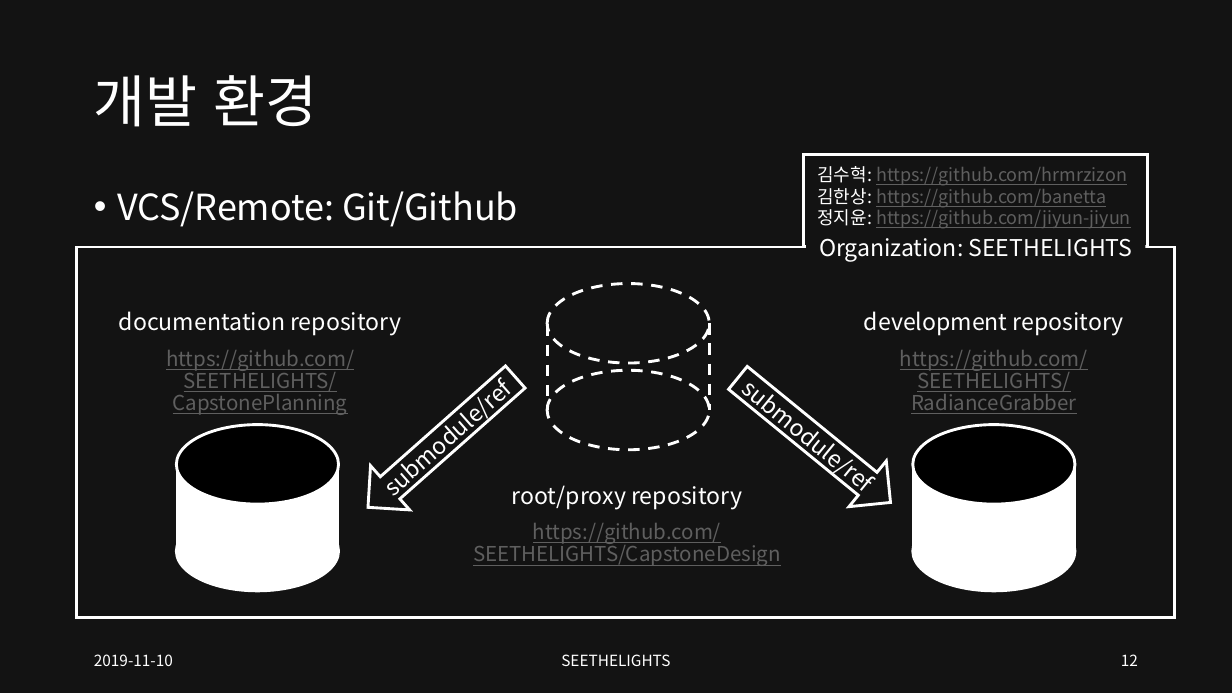
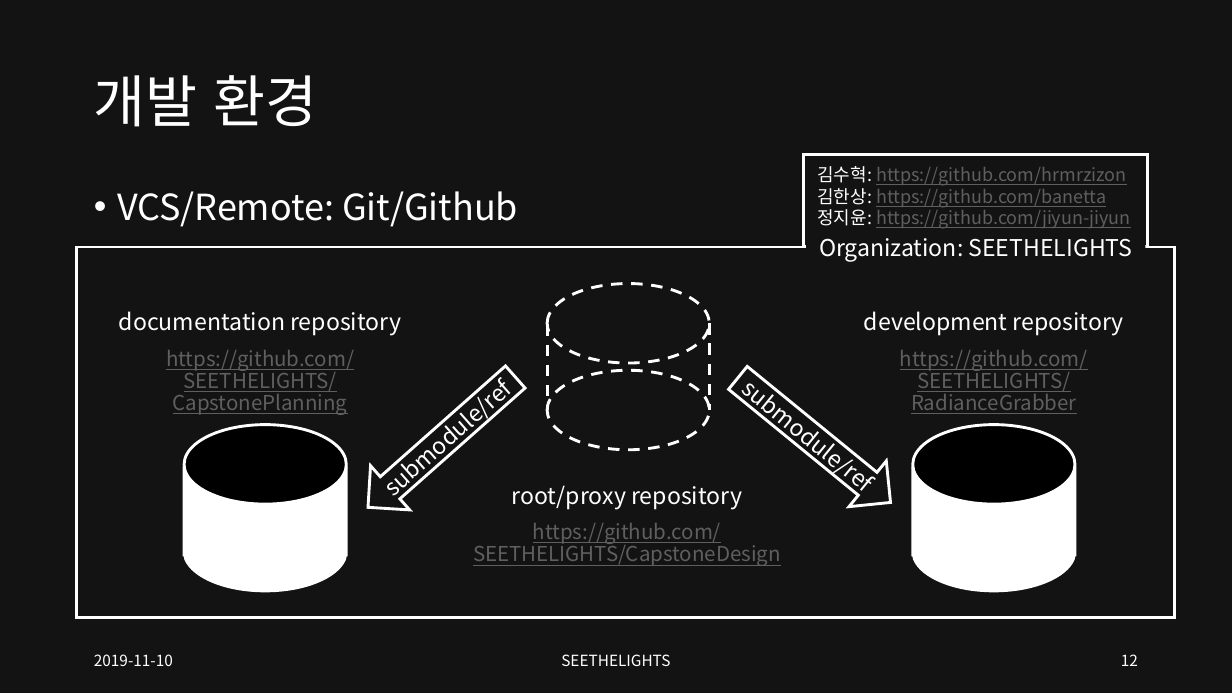
Before and after one commit to SEETHELGIHT/CapstonePlanning, a slide deck: slide 12 of doc/GPU-Accelerated_Ray_Tracing.pptx. Drawn at 1232x693 pixels with LibreOffice and Linux fonts; fonts in the diff are those of the drawing. Boxes give left, top, right and bottom in pixels: in the first picture for what was removed or moved away, otherwise in the second. Text is boxed around its words. In the diff, an @@ line names an element or a change of style, - is before the commit and + after.

```diff
--- a/doc/GPU-Accelerated_Ray_Tracing.pptx
+++ b/doc/GPU-Accelerated_Ray_Tracing.pptx
@@ ellipse: place and size @@
-ellipse at (177,425,339,505)
+ellipse at (184,425,347,505)
@@ rectangle removed at (177,468,339,555) @@
@@ freeform shape added at (184,468,347,591), fill #FFFFFF, outline #FFFFFF 2.25 pt @@
@@ ellipse removed at (177,511,339,591) @@
```
Also in this commit, not shown: 5 other slides changed, 6 slides added.
